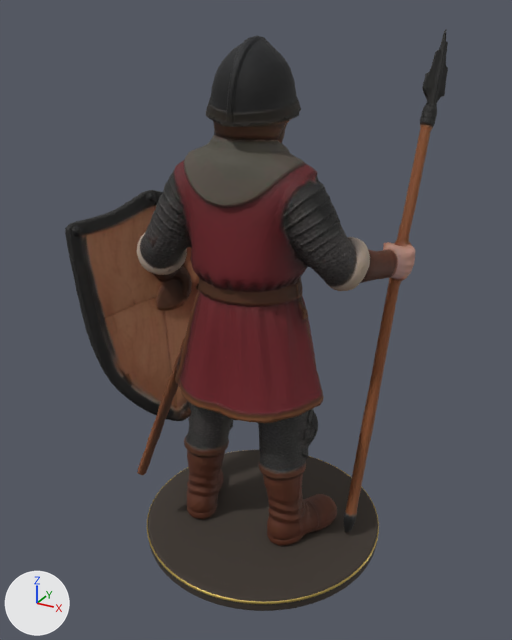
What one commit did to the glTF model assets/units3d/infantry.glb.
One viewpoint serves both versions: a camera (50 mm lens) standing at (1.09, -2.04, 1.92) and looking at (-0.07, 0.08, 0.86). The lights are fixed; the arrows at lower left show +X, +Y and +Z. The older version comes first.

Script lines for the objects in view, before the commit:
```python
me_infantry = bpy.data.meshes.new('infantry')
me_infantry.from_pydata(...)  # 6004 vertices, 11999 faces; spans x -0.7..0.43, y -0.28..0.63, z 0.06..1.85
me_infantry.materials.append(mat_unit_infantry)
me_infantry_base = bpy.data.meshes.new('infantry_base')
me_infantry_base.from_pydata(...)  # 1024 vertices, 2044 faces; spans x -0.463..0.463, y -0.463..0.463, z 0.0..0.055
# faces by material slot: [1020, 1024]
me_infantry_base.materials.append(mat_base_iron)  # brown #3a322b
me_infantry_base.materials.append(mat_base_gold)  # yellow #dfc46f
ob_infantry = bpy.data.objects.new('infantry', me_infantry)
ob_infantry.location = (0.0, 0.0, 0.0)
ob_infantry_base = bpy.data.objects.new('infantry_base', me_infantry_base)
ob_infantry_base.location = (0.0, 0.0, 0.0)
```
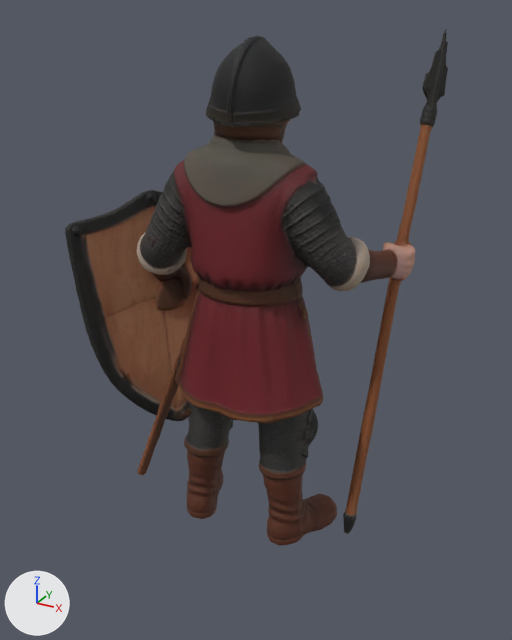
The newer file is also turned or shifted as a whole; pictures and numbers use the older file's frame.

Changed parts and their boxes [x1, y1, x2, y2] in the pictures (512 x 640 px):
'infantry_base', deleted: before [147, 450, 379, 611]
    faces in mat_base_iron (brown #3a322b): [148, 450, 378, 611]
    faces in mat_base_gold (yellow #dfc46f): [147, 450, 379, 604]

Edits to the bpy script that builds the scene:
```text
Remove ob_infantry_base:
    ob_infantry_base = bpy.data.objects.new('infantry_base', me_infantry_base)
    ob_infantry_base.location = (0.0, 0.0, 0.0)
```
